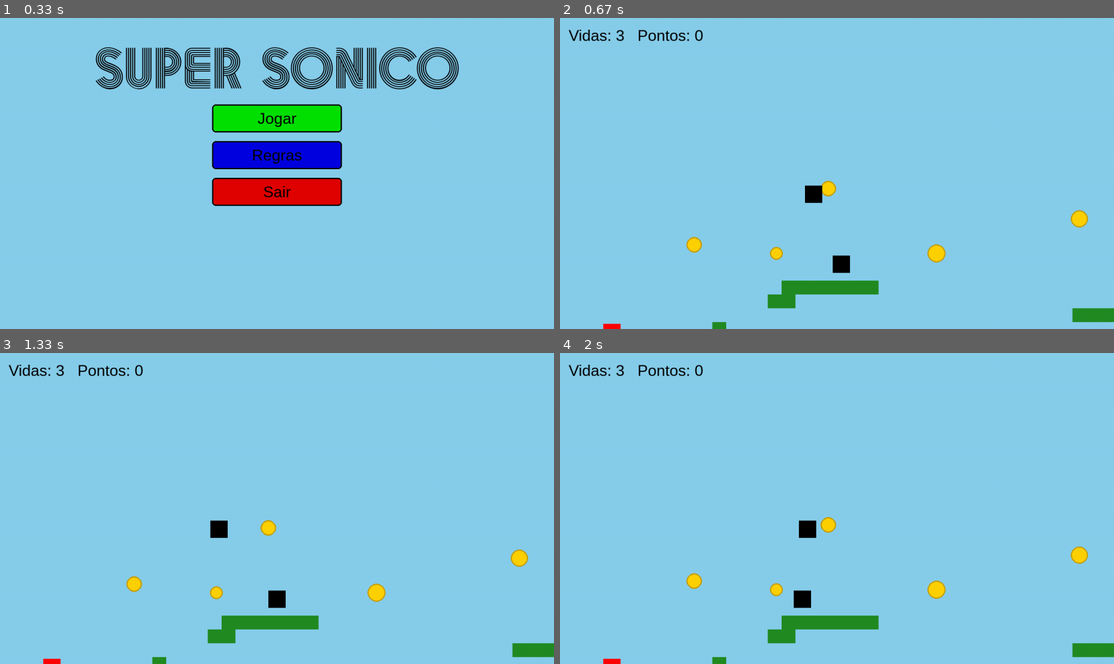
Above: before the commit, frames 1-4 (two rows, left to right).
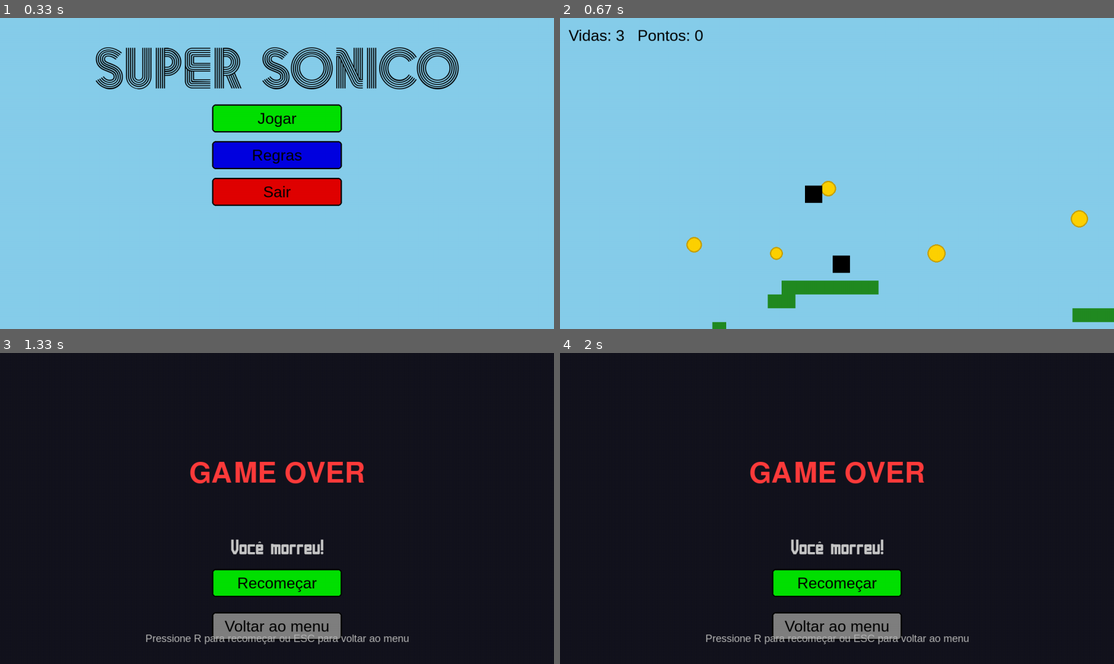
Above: after the commit, the same moments.

Repository: gabrielmichinhote/Pygame
Game: pygame game, started from main.py
The game is run twice, just before and just after one commit, with the same random seed, the same clock (stepped at 60 frames per second) and the same inputs.
Inputs:
- Up to frame 1 (0.33 s): no input
- Up to frame 2 (0.67 s): click "Jogar" at 0.38 s
- Up to frame 3 (1.33 s): tap Space at 0.67 s
- Up to frame 4 (2 s): no input

Frame 1 is identical in both runs. In frame 2, less than 0.1% of the frame differs, in the area x 7-11%, y 98-100%; in frame 3, 100%, in the area x 0-100%, y 0-100%; in frame 4, 100%.

Commit message:
Sons moeda e pulo

Diff:
--- a/main.py
+++ b/main.py
@@ -27,7 +27,8 @@
 CINZA = (128, 128, 128)
 
 camera_x = 0
-
+jump_sound = pygame.mixer.Sound("Pygame/supersonico/jump.wav")
+coin_sound = pygame.mixer.Sound("Pygame/supersonico/26f8b9_sonic_sound_effect.wav")
 #start em fullscreen
 tela = pygame.display.set_mode((0, 0), pygame.FULLSCREEN)
 pygame.display.set_caption("Super Sônico")
@@ -175,7 +176,7 @@
 def tela_jogo_temporaria():
     global player, player_vel_y, no_chao, vidas, pontos
     global inimigos, inimigos_vel, inimigos_lim, plataformas, coins, camera_x
-    global estado, game_finished, game_start_time, victory_time
+    global estado, game_finished, game_start_time, victory_time, coins, inimigo, inimigos_lim, inimigos_vel
 
     # desenha mapa
     map_data.draw_level(tela, map_data.LEVEL, (camera_x, 0))
@@ -194,6 +195,7 @@
     if teclas[pygame.K_RIGHT] or teclas[pygame.K_d]:
         vel_x = velocidade
     if (teclas[pygame.K_UP] or teclas[pygame.K_w] or teclas[pygame.K_SPACE]) and no_chao:
+        pygame.mixer.Sound.play(jump_sound)
         player_vel_y = -pulo; no_chao = False
 
     #mov horizontal e colisões X
@@ -251,6 +253,7 @@
     for c in coins: c.update()
     for c in coins:
         if not c.collected and c.try_collect(player):
+            pygame.mixer.Sound.play(coin_sound)
             pontos += 1
 
     #desenha moedinhas
@@ -279,7 +282,7 @@
         estado = 'nome'
 
 #VARIAVEIS DO JOGO
-player = pygame.Rect(100, ALT - 150, 40, 60)
+player = pygame.Rect(100, ALT - 150, 30, 45)
 player_vel_y = 0
 no_chao = False
 gravidade = 1.0
